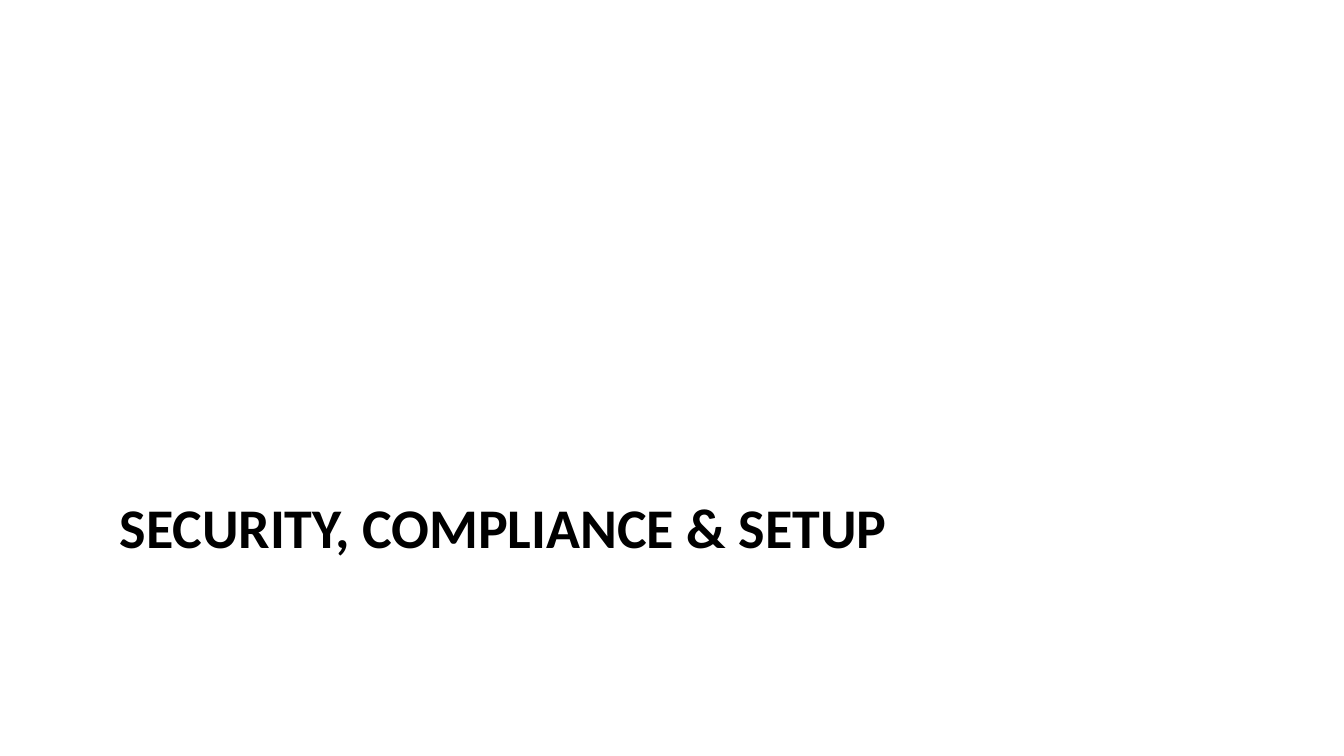
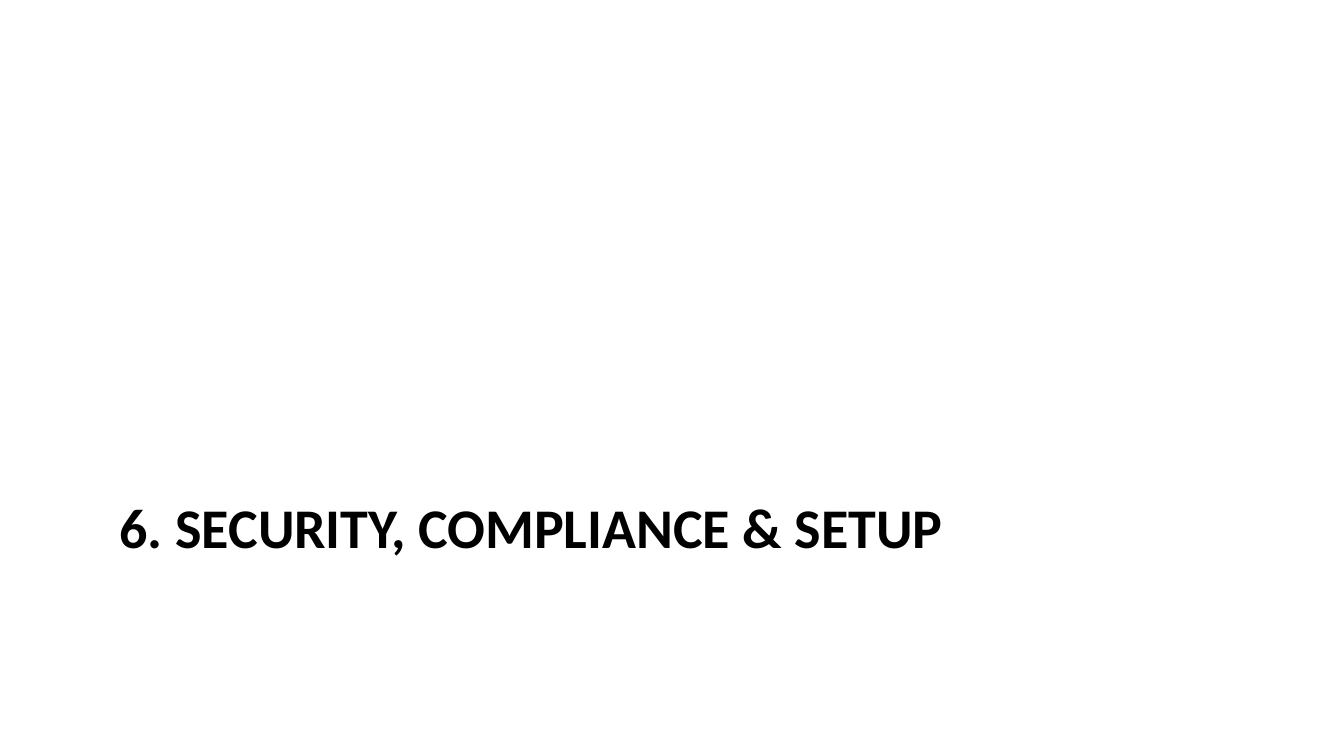
Before and after one commit to igor-kan/quarto-writing, a slide deck: slide 22 of posts/aurora_internal_ai_assistant_proposal_slides.pptx. Drawn at 1344x756 pixels with LibreOffice and Linux fonts; fonts in the diff are those of the drawing. Boxes give left, top, right and bottom in pixels: in the first picture for what was removed or moved away, otherwise in the second. Text is boxed around its words. In the diff, an @@ line names an element or a change of style, - is before the commit and + after.

```diff
--- a/posts/aurora_internal_ai_assistant_proposal_slides.pptx
+++ b/posts/aurora_internal_ai_assistant_proposal_slides.pptx
@@ title at [120,509,943,556]: text changed @@
-SECURITY, COMPLIANCE & SETUP
+6. SECURITY, COMPLIANCE & SETUP
```
Also in this commit, not shown: 20 other slides changed.
